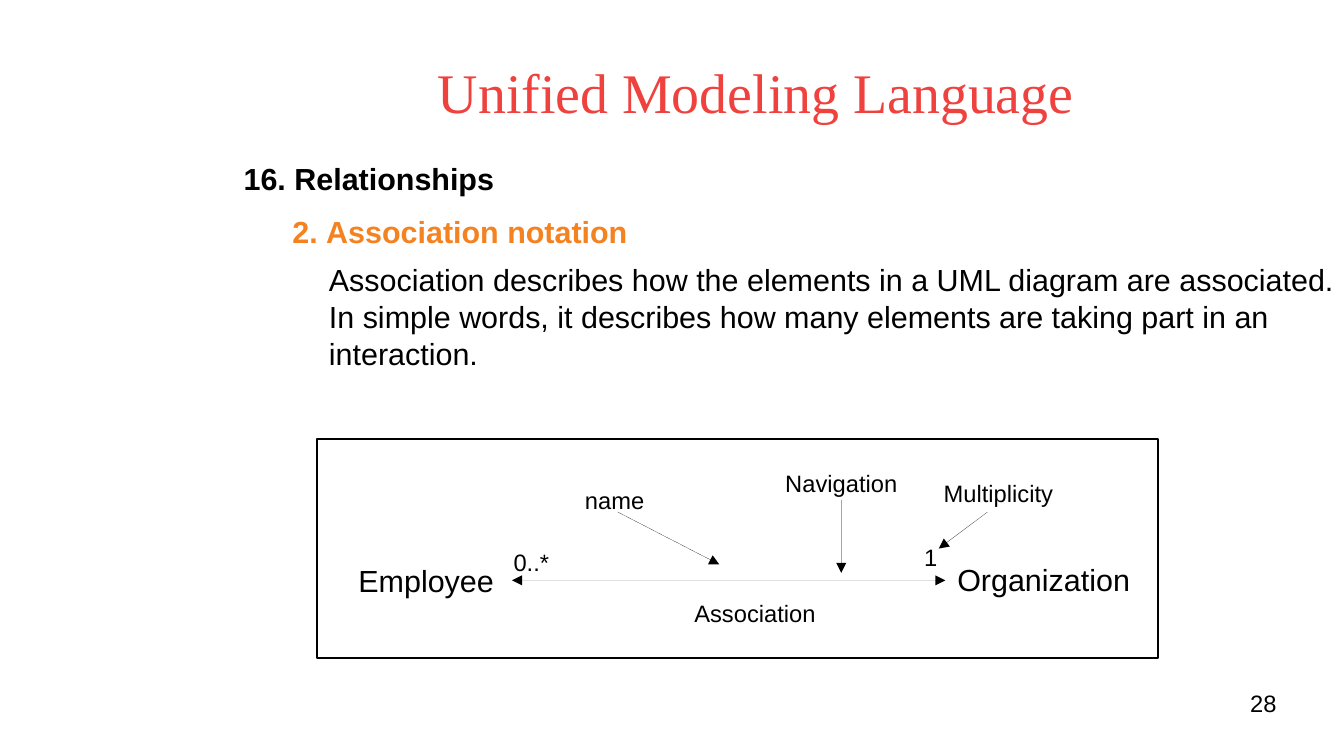
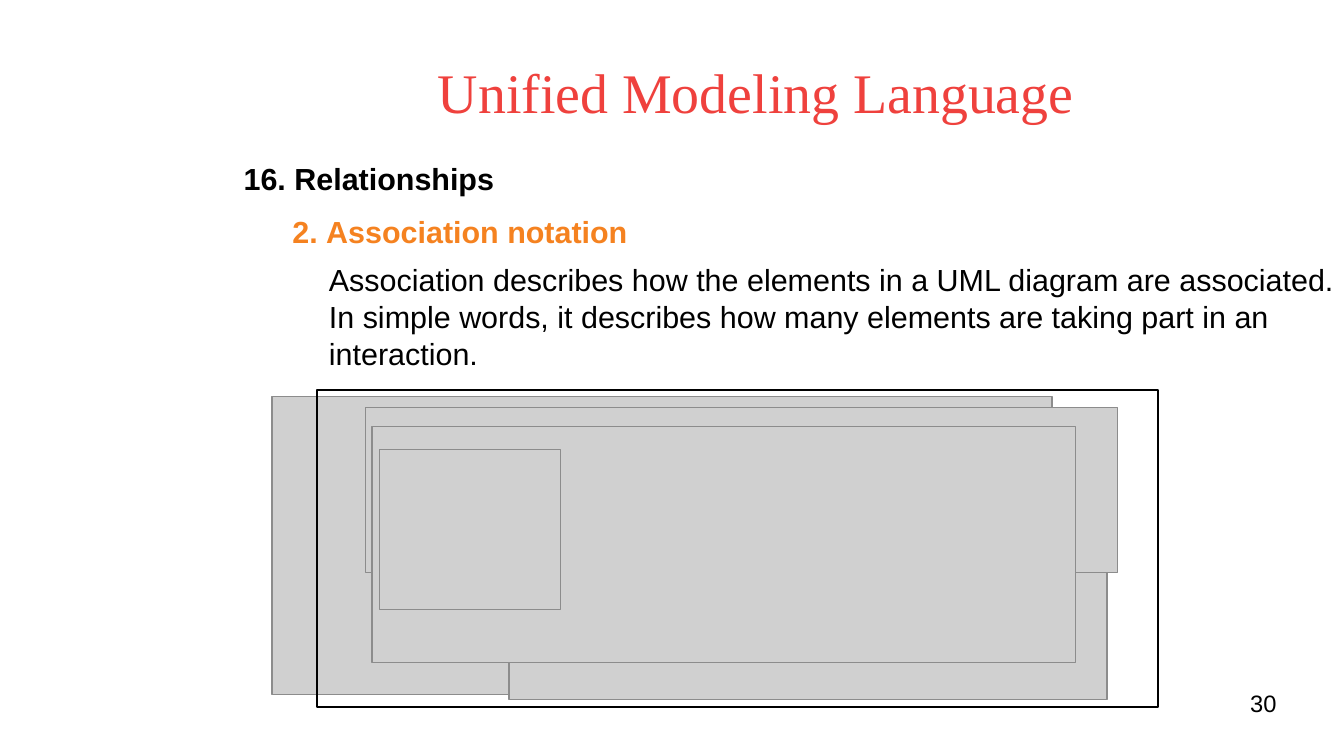
Before and after one commit to voducman/new, a slide deck: slide 30 of UML Presents.odp (slide 28 before the commit). Drawn at 1344x756 pixels with LibreOffice and Linux fonts; fonts in the diff are those of the drawing; grey boxes stand for pictures; background and template pictures are left out. Boxes give left, top, right and bottom in pixels: in the first picture for what was removed or moved away, otherwise in the second. Text is boxed around its words. In the diff, an @@ line names an element or a change of style, - is before the commit and + after.

```diff
--- a/UML Presents.odp
+++ b/UML Presents.odp
@@ picture added at <box>272,396,1053,695</box> @@
@@ rectangle: place and size @@
-rectangle at <box>317,439,1159,659</box>
+rectangle at <box>317,390,1159,707</box>
@@ rectangle at <box>317,390,1159,707</box>: fill #FFFFFF to none @@
@@ picture added at <box>366,407,1118,573</box> @@
@@ picture added at <box>372,427,1076,663</box> @@
@@ picture added at <box>379,450,561,610</box> @@
@@ text removed at <box>785,474,897,497</box> @@
-Navigation
@@ text removed at <box>585,496,644,514</box> @@
-name
@@ arrow removed from (842, 500) to (842, 573) @@
@@ text removed at <box>944,484,1053,507</box> @@
-Multiplicity
@@ arrow removed from (618, 512) to (720, 565) @@
@@ arrow removed from (988, 512) to (939, 549) @@
@@ picture added at <box>510,549,1109,700</box> @@
@@ text removed at <box>514,554,550,576</box> @@
-0..*
@@ text removed at <box>924,549,937,566</box> @@
-1
@@ text removed at <box>957,569,1130,597</box> @@
-Organization
@@ text removed at <box>358,570,493,598</box> @@
-Employee
@@ double arrow removed from (512, 581) to (945, 581) @@
@@ text removed at <box>694,604,815,623</box> @@
-Association
@@ page number at <box>1250,695,1276,713</box>: text changed @@
-28
+30
```
Also in this commit, not shown: 6 other slides changed, 5 slides added.
